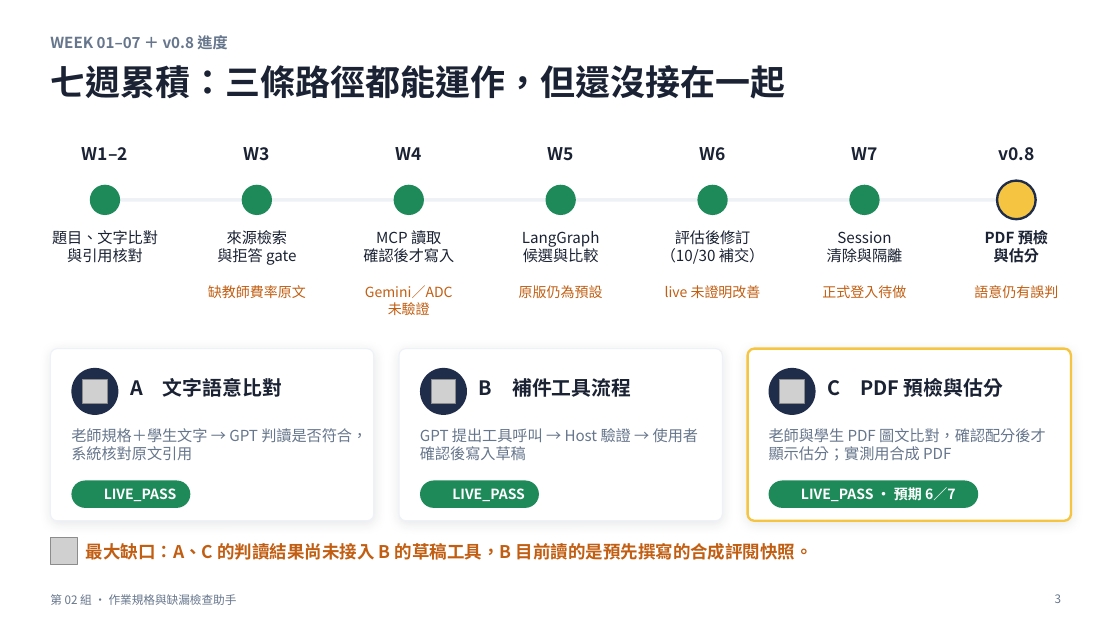
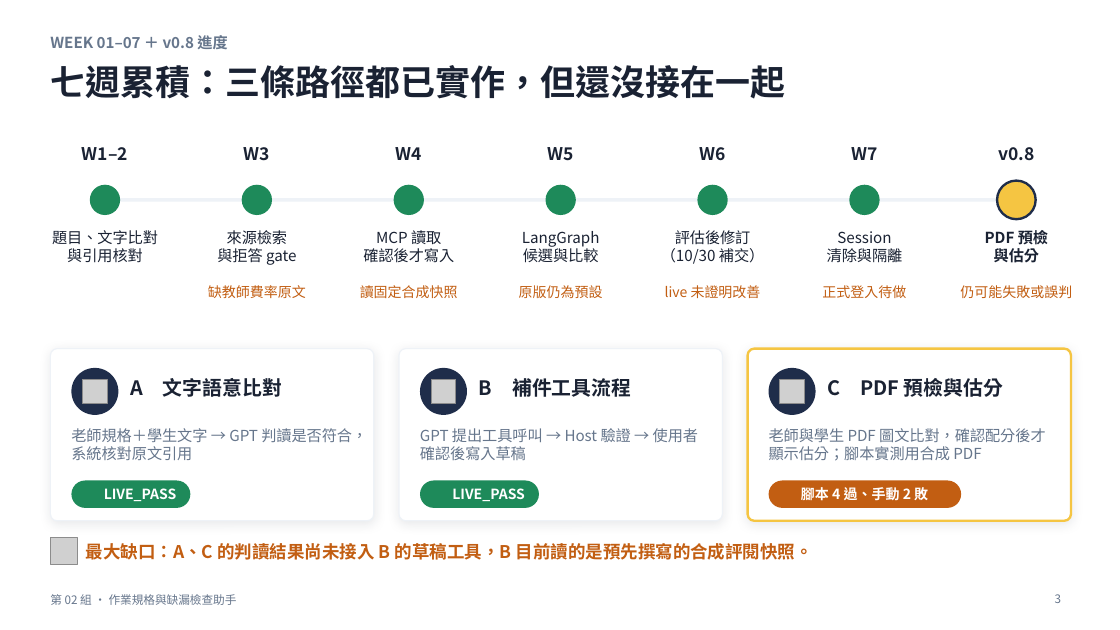
Before and after one commit to yoyo6108876/nutn-agent-2026f-team2-campus-life, a slide deck: slide 3 of reports/phase-review-v2/phase-review-v2.pptx. Drawn at 1120x630 pixels with LibreOffice and Linux fonts; fonts in the diff are those of the drawing; grey boxes stand for pictures; background and template pictures are left out. Boxes give left, top, right and bottom in pixels: in the first picture for what was removed or moved away, otherwise in the second. Text is boxed around its words. In the diff, an @@ line names an element or a change of style, - is before the commit and + after.

```diff
--- a/reports/phase-review-v2/phase-review-v2.pptx
+++ b/reports/phase-review-v2/phase-review-v2.pptx
@@ title at <box>50,65,785,99</box>: text changed @@
-七週累積：三條路徑都能運作，但還沒接在一起
+七週累積：三條路徑都已實作，但還沒接在一起
@@ text at <box>360,285,458,298</box>: text changed @@
-Gemini／ADC
-未驗證
+讀固定合成快照
@@ text at <box>960,285,1072,298</box>: text changed @@
-語意仍有誤判
+仍可能失敗或誤判
@@ text at <box>769,428,1045,461</box>: text changed @@
-老師與學生 PDF 圖文比對，確認配分後才顯示估分；實測用合成 PDF
+老師與學生 PDF 圖文比對，確認配分後才顯示估分；腳本實測用合成 PDF
@@ rounded rectangle: place and size @@
-rounded rectangle at <box>769,481,979,508</box>
+rounded rectangle at <box>769,481,961,508</box>
@@ rounded rectangle at <box>769,481,961,508</box>: fill #1E8A5A to #C25E12 @@
@@ text at <box>801,486,928,504</box>: text changed @@
-LIVE_PASS · 預期 6／7
+腳本 4 過、手動 2 敗
```
Also in this commit, not shown: 7 other slides changed, 11 other files.
